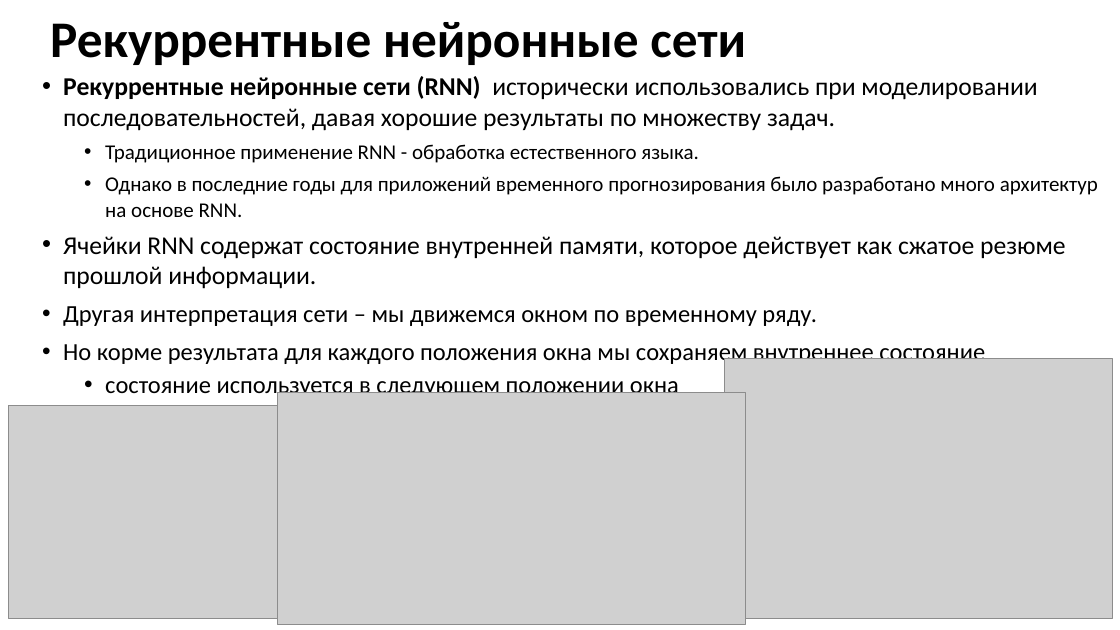
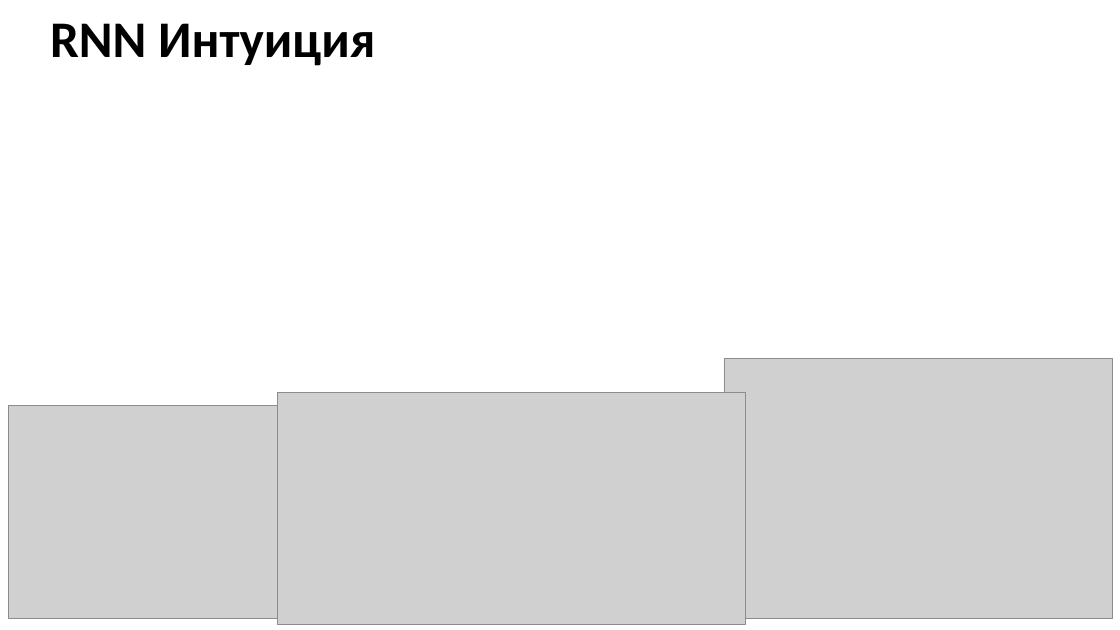
Before and after one commit to MVRonkin/TimeSeriesCourse, a slide deck: slide 6 of 2025/LEC/07-2 RNN.pptx. Drawn at 1120x630 pixels with LibreOffice and Linux fonts; fonts in the diff are those of the drawing; grey boxes stand for pictures. Boxes give left, top, right and bottom in pixels: in the first picture for what was removed or moved away, otherwise in the second. Text is boxed around its words. In the diff, an @@ line names an element or a change of style, - is before the commit and + after.

```diff
--- a/2025/LEC/07-2 RNN.pptx
+++ b/2025/LEC/07-2 RNN.pptx
@@ title at [50, 23, 375, 66]: text changed @@
-Рекуррентные нейронные сети
+RNN Интуиция
@@ text removed at [63, 76, 1098, 399] @@
-• Рекуррентные нейронные сети (RNN) исторически использовались при моделировании последовательностей, давая хорошие результаты по множеству задач.
-  • Традиционное применение RNN - обработка естественного языка.
-  • Однако в последние годы для приложений временного прогнозирования было разработано много архитектур на основе RNN.
-• Ячейки RNN содержат состояние внутренней памяти, которое действует как сжатое резюме прошлой информации.
-• Другая интерпретация сети – мы движемся окном по временному ряду.
-• Но корме результата для каждого положения окна мы сохраняем внутреннее состояние
-  • состояние используется в следующем положении окна
```
Also in this commit, not shown: 13 slides added, 85 slides removed.
